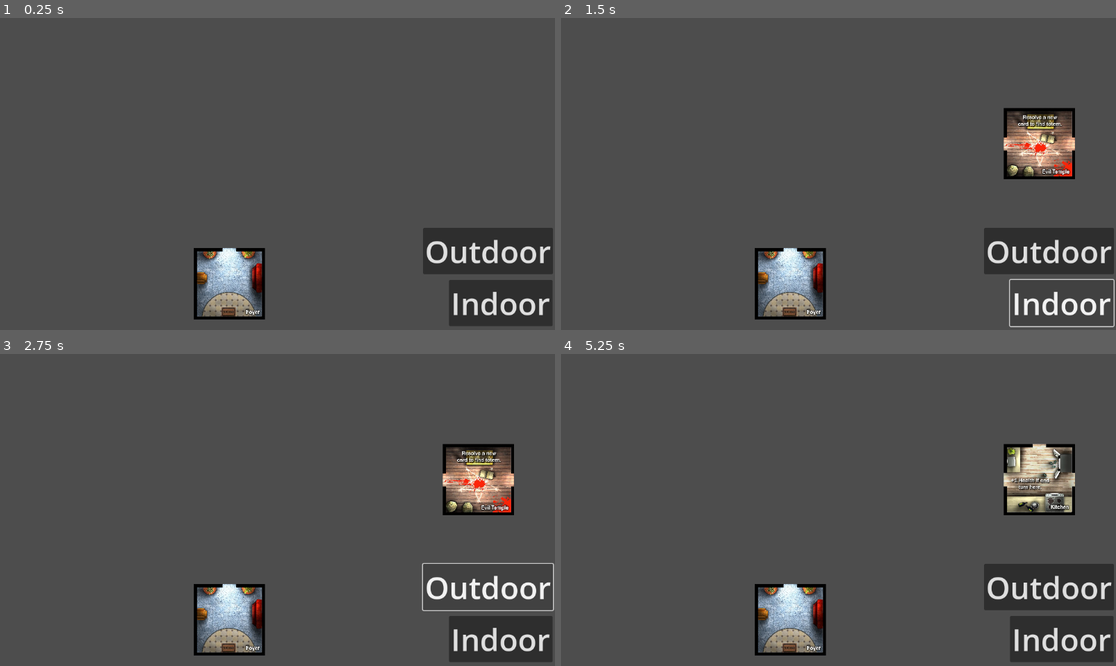
Above: before the commit, frames 1-4 (two rows, left to right).
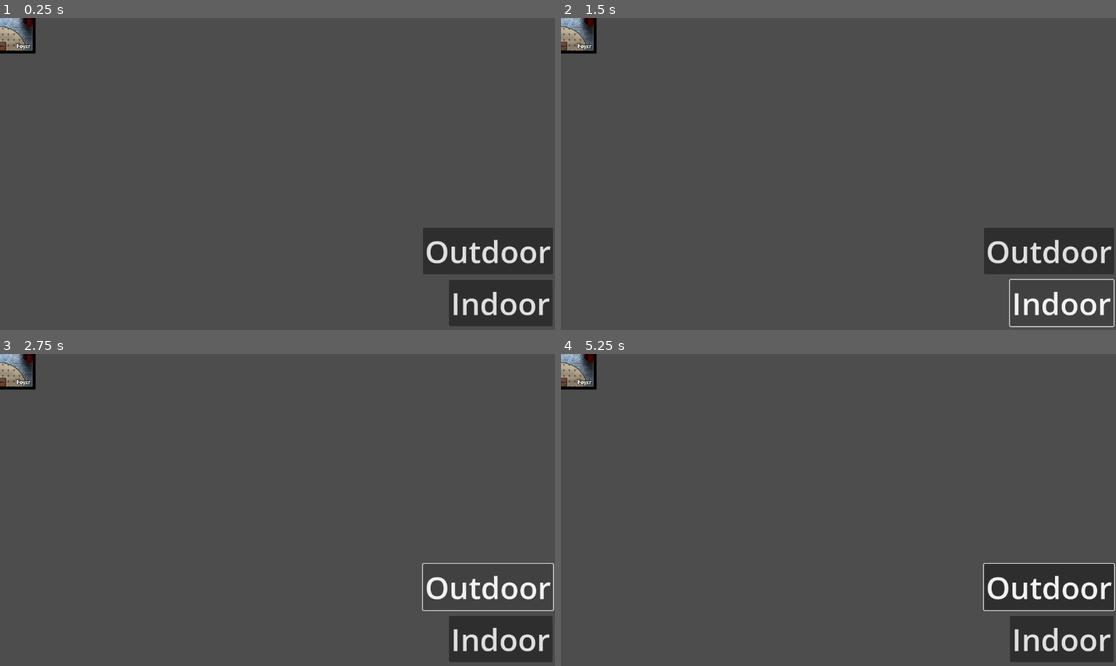
Above: after the commit, the same moments.

Repository: angelaliuyl/godot-zimp
Game: Godot game, scene res://main.tscn
The game is run twice, just before and just after one commit, with the same random seed, the same clock (stepped at 60 frames per second) and the same inputs.
Inputs (mouse positions are in pixels of both pictures, inside the frame that each line leads up to; where the layout moved, square brackets give the same spot in the first picture):
- Up to frame 1 (0.25 s): no input
- Up to frame 2 (1.5 s): click (561, 18) [788, 283] at 0.5 s; click "Indoor" at 1.25 s
- Up to frame 3 (2.75 s): click "Outdoor" at 2 s
- Up to frame 4 (5.25 s): click (788, 619) at 2.77 s; click "Indoor" at 3.5 s; click "Outdoor" at 4.25 s; click (788, 619) at 5.02 s

The runs differ from the first frame. In frame 1, 3.3% of the frame differs, in the area x 0-48%, y 0-97%; in frame 2, 6.0%; in frame 3, 6.0%; in frame 4, 6.1%, in the area x 0-100%, y 0-97%.
Error after the commit: Parse Error: There is already a variable named "indoor_tile" declared in this scope. (res://main.gd:30)

Commit message:
fixed empty deck error

Diff:
--- a/main.gd
+++ b/main.gd
@@ -9,6 +9,7 @@
 func _ready():
 	$StartingTile.start($StartingTileMarker.position)
 	$StartingTile.load_texture("foyer")
+	$StartingTile.placed = true
 
 	# randomise indoor_deck
 	indoor_deck.shuffle()
@@ -25,3 +26,10 @@
 	indoor_tile.position = $NewTileMarker.position
 	indoor_tile.load_texture(indoor_deck.pop_front())
 	add_child(indoor_tile)
+	if indoor_deck.size() > 0:
+		var indoor_tile = tile_scene.instantiate()
+		indoor_tile.position = $NewTileMarker.position
+		indoor_tile.load_texture(indoor_deck.pop_front())
+		add_child(indoor_tile)
+	else:
+		print("no indoor tiles left")
